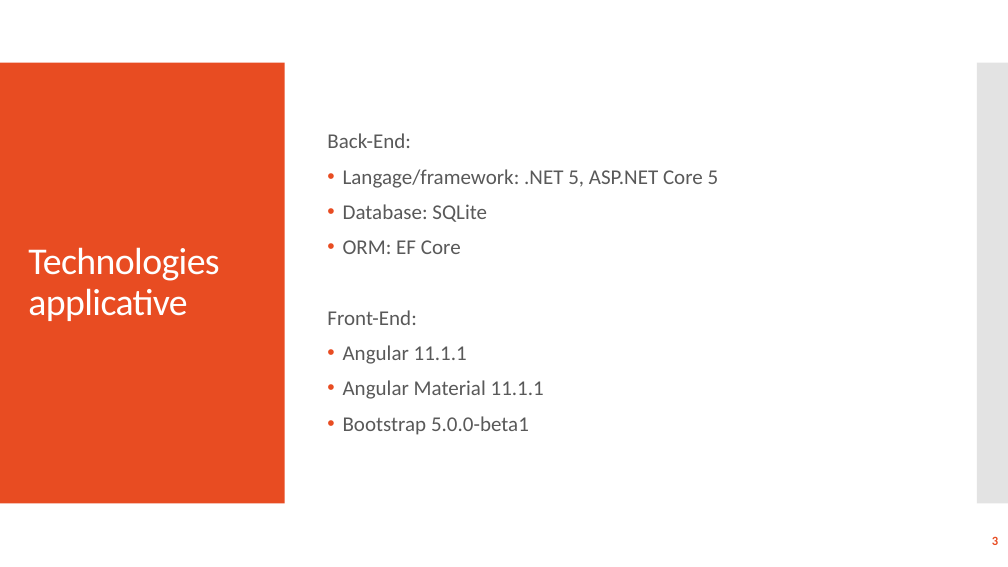
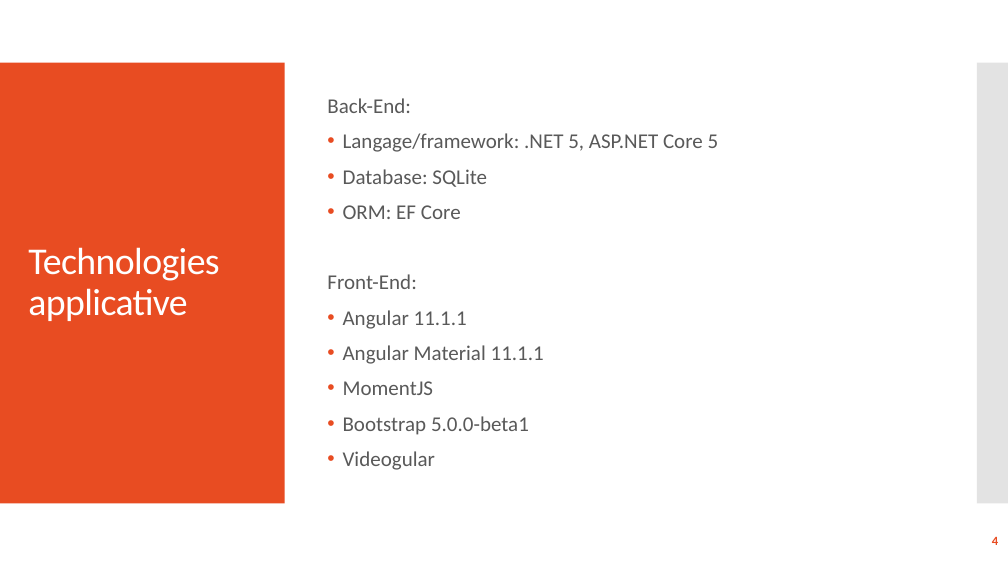
Before and after one commit to laurentksh/ICT-120_151, a slide deck: slide 4 of docs/presentation/ICT151-120_Presentation.pptx (slide 3 before the commit). Drawn at 1008x567 pixels with LibreOffice and Linux fonts; fonts in the diff are those of the drawing. Boxes give left, top, right and bottom in pixels: in the first picture for what was removed or moved away, otherwise in the second. Text is boxed around its words. In the diff, an @@ line names an element or a change of style, - is before the commit and + after.

```diff
--- a/docs/presentation/ICT151-120_Presentation.pptx
+++ b/docs/presentation/ICT151-120_Presentation.pptx
@@ text at [343, 381, 434, 395]: paragraph added @@
+• MomentJS
@@ text at [343, 451, 435, 470]: paragraph added @@
+• Videogular
@@ page number at [992, 537, 998, 545]: text changed @@
-3
+4
```
Also in this commit, not shown: 2 other slides changed, 4 slides added.
